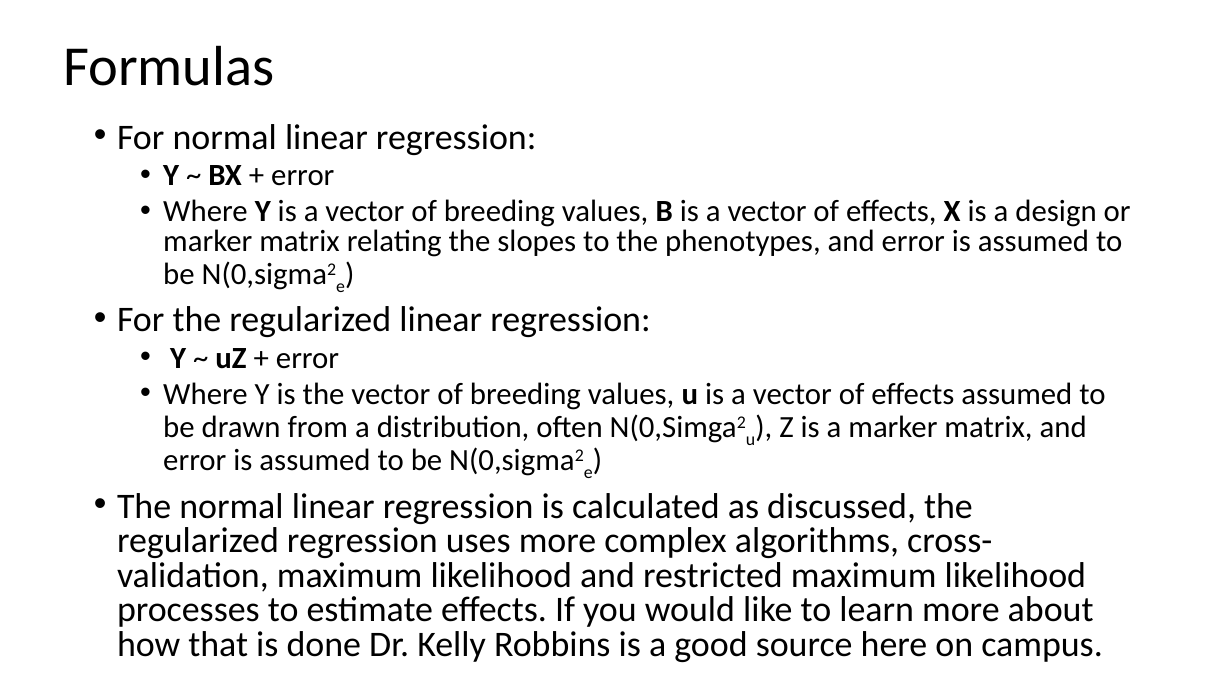
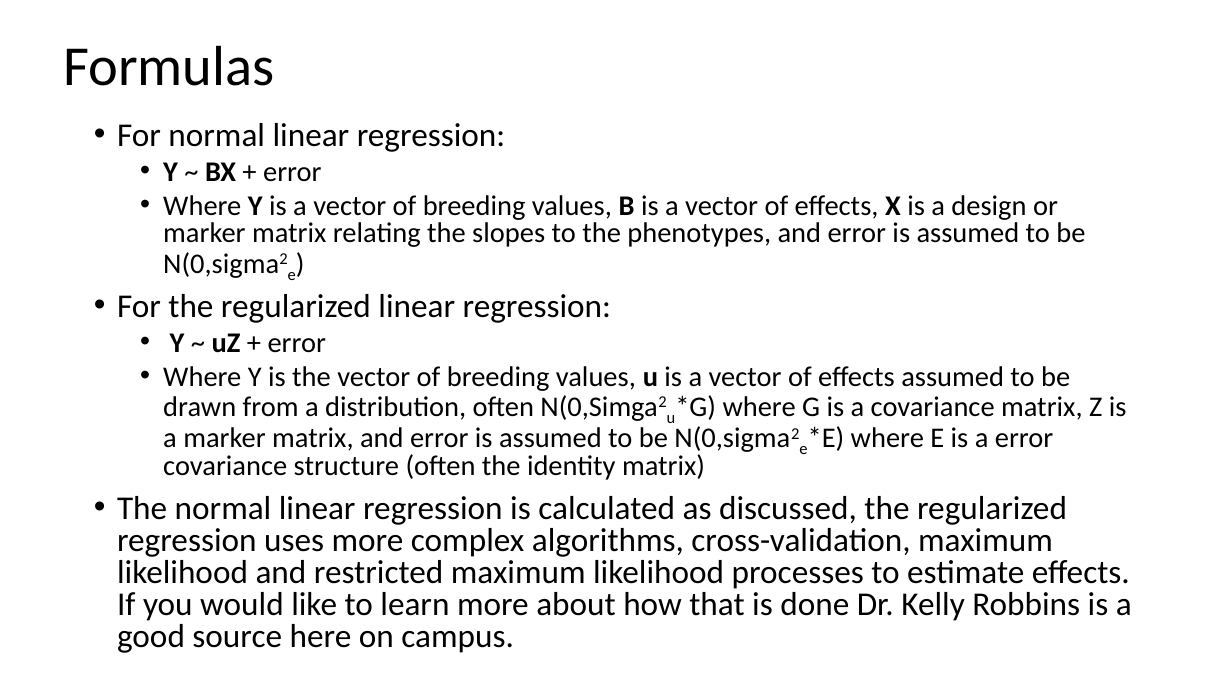
Before and after one commit to ter56/September2_2021_class, a slide deck: slide 29 of AdditiveModels_9_2_2021.pptx. Drawn at 1232x693 pixels with LibreOffice and Linux fonts; fonts in the diff are those of the drawing. Boxes give left, top, right and bottom in pixels: in the first picture for what was removed or moved away, otherwise in the second. Text is boxed around its words. In the diff, an @@ line names an element or a change of style, - is before the commit and + after.

```diff
--- a/AdditiveModels_9_2_2021.pptx
+++ b/AdditiveModels_9_2_2021.pptx
@@ text at (117, 123, 1132, 653): size 28 to 25.9 pt in "For normal linear regression:", "For the regularized linear regression:", "The normal linear regression is calculated as ..."; size 24 to 22.2 pt in "Y ~ BX + error", "Where Y is a vector of breeding ...", "Y ~ uZ + error" @@
@@ text at (163, 366, 1127, 480): text changed; size 24 to 22.2 pt @@
-  • Where Y is the vector of breeding values, u is a vector of effects assumed to be drawn from a distribution, often N(0,Simga2u), Z is a marker matrix, and error is assumed to be N(0,sigma2e)
+  • Where Y is the vector of breeding values, u is a vector of effects assumed to be drawn from a distribution, often N(0,Simga2u*G) where G is a covariance matrix, Z is a marker matrix, and error is assumed to be N(0,sigma2e*E) where E is a error covariance structure (often the identity matrix)
```
Also in this commit, not shown: 1 other file.
